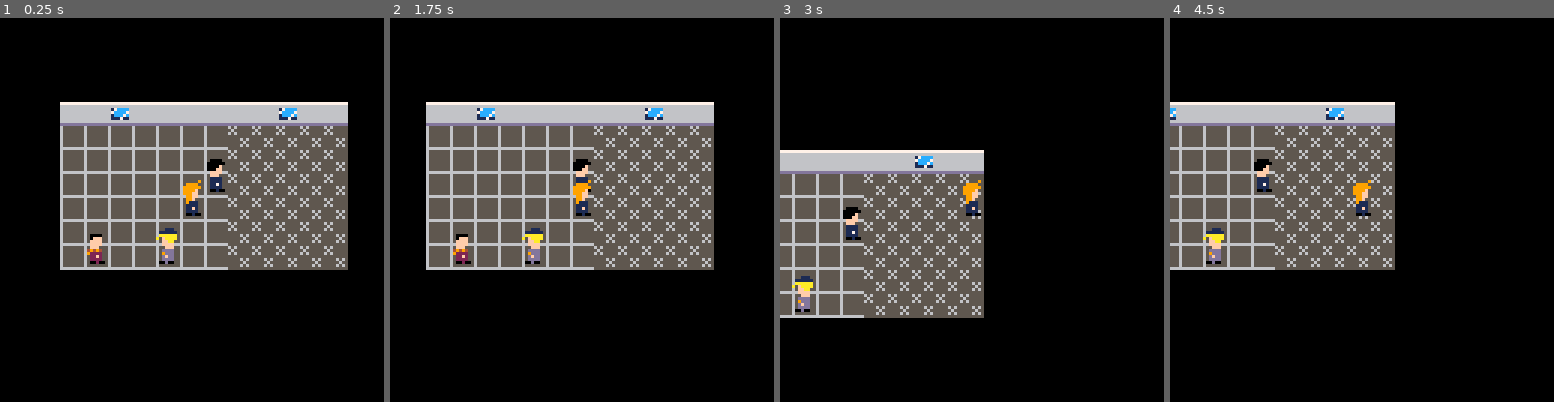
Above: before the commit, frames 1-4 (left to right).
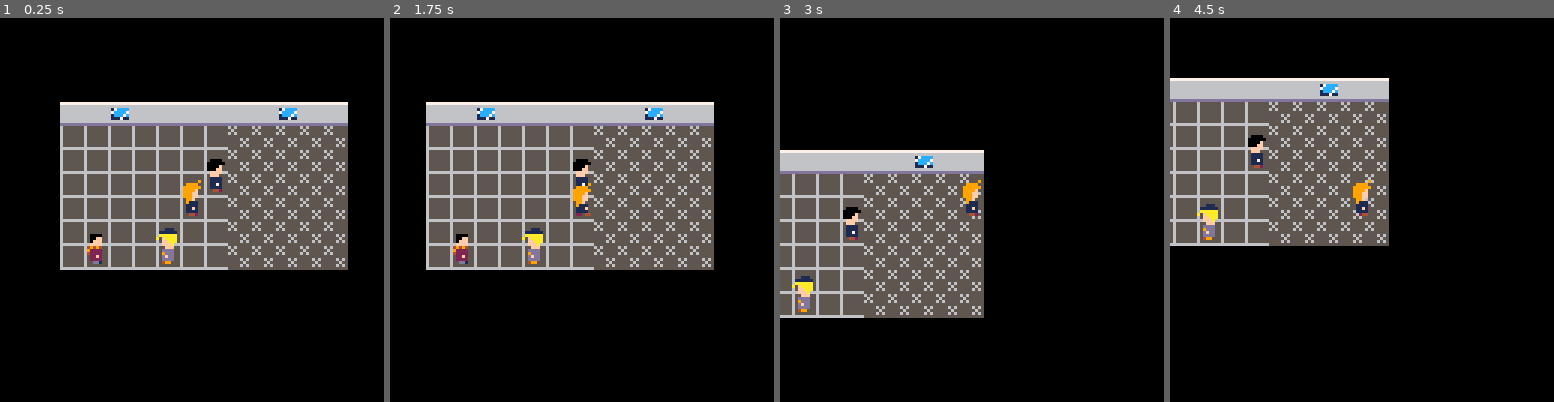
Above: after the commit, the same moments.

Repository: cpiod/mystery-in-amestris
Game: PICO-8 cartridge santa.p8
The game is run twice, just before and just after one commit, with the same random seed, the same clock (stepped at 60 frames per second) and the same inputs.
Inputs:
- Up to frame 1 (0.25 s): no input
- Up to frame 2 (1.75 s): tap O (Z key) at 0.7, 1.7 s; hold Right from 1.6 s (still down)
- Up to frame 3 (3 s): release Right at 2.1 s; tap O (Z key) at 2.1, 2.5, 2.9 s; hold Up 2.15-2.42 s; hold Right from 2.47 s (still down)
- Up to frame 4 (4.5 s): release Right at 3.03 s; hold Left 3.08-3.58 s; tap O (Z key) at 3.3, 3.7, 4.1 s; hold Down 3.63-3.97 s; hold Right from 4.02 s (still down)

The runs differ from the first frame. In frame 1, 0.2% of the frame differs, in the area x 22-59%, y 44-65%; in frame 2, 0.3%; in frame 3, 0.1%; in frame 4, 15%, in the area x 0-59%, y 15-66%.

Commit message:
Animation

Diff:
--- a/santa.p8
+++ b/santa.p8
@@ -68,6 +68,10 @@
 end
 
 function update_move()
+ if(p.x<p.ox) p.x+=1
+ if(p.x>p.ox) p.x-=1
+ if(p.y<p.oy) p.y+=1
+ if(p.y>p.oy) p.y-=1
  if p.x==p.ox and p.y==p.oy then
   -- moving
 	 local x,y=p.x,p.y
@@ -83,11 +87,6 @@
 	  if(n.x==x/8 and n.y==y/8) x,y=p.x,p.y start_dial(n.id)
 	 end
 	 p.ox,p.oy=x,y
- else
-  if(p.x<p.ox) p.x+=1
-  if(p.x>p.ox) p.x-=1
-  if(p.y<p.oy) p.y+=1
-  if(p.y>p.oy) p.y-=1
  end
 end
 -->8
@@ -165,9 +164,11 @@
 	for n in all(npc) do
 	 if not done and p.y<=n.y*8 then
 	  done=true
-	 	spr(9,p.x,p.y-10,1,2,p.f)
+	  local s=8
+	  if(p.x!=p.ox or p.y!=p.oy) s+=flr((4*t())%4)
+	 	spr(s,p.x,p.y-10,1,2,p.f)
 	 end
-	 spr(n.id+5,n.x*8,n.y*8-10,1,2,n.f!=nil)
+	 spr(n.id,n.x*8,n.y*8-10,1,2,n.f!=nil)
 	end
 
 	if(mode==2)	prt_dial(d,a)
Not shown, changed: 19 lines of the sprite sheet (__gfx__) section of santa.p8
Not shown, changed: atlas.aseprite
Not shown, changed: atlas.png
